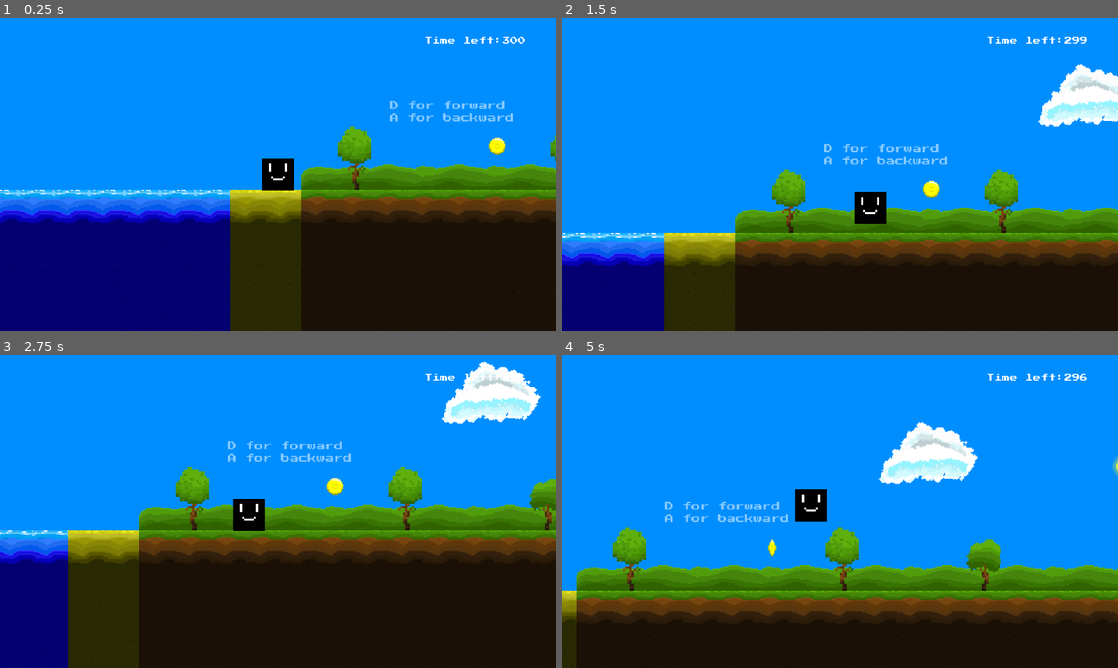
Above: before the commit, frames 1-4 (two rows, left to right).
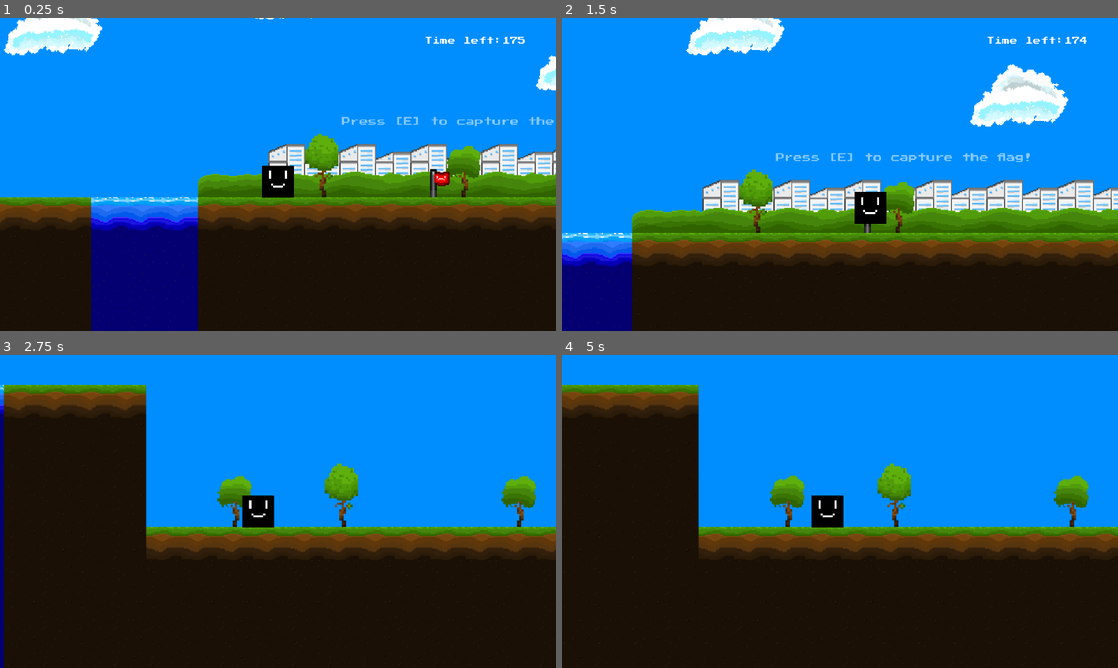
Above: after the commit, the same moments.

Repository: KevCoorp/Qube-Dash
Game: Godot game, scene res://scene/game/tutorial/tutorial.tscn
The game is run twice, just before and just after one commit, with the same random seed, the same clock (stepped at 60 frames per second) and the same inputs.
Inputs:
- Up to frame 1 (0.25 s): no input
- Up to frame 2 (1.5 s): tap E (interact, bound only after the commit) at 0.5, 0.6, 1.25, 1.35 s; hold D (right) from 0.53 s (still down); tap Space (jump) at 0.77 s
- Up to frame 3 (2.75 s): tap Space (jump) at 1.52 s; tap E (interact, bound only after the commit) at 2, 2.1 s; release D (right) at 2.03 s; hold A (left) from 2.03 s (still down)
- Up to frame 4 (5 s): release A (left) at 2.78 s; hold D (right) 2.78-4.28 s; tap E (interact, bound only after the commit) at 2.85, 3.6, 4.35 s; tap Space (jump) at 3.02, 3.77, 4.52 s; hold A (left) from 4.28 s (still down)

The runs differ from the first frame. In frame 1, 30% of the frame differs, in the area x 0-100%, y 0-100%; in frame 2, 20%; in frame 3, 36%; in frame 4, 45%, in the area x 0-100%, y 6-100%.

Commit message:
adding stuff

Diff:
--- a/project.godot
+++ b/project.godot
@@ -47,6 +47,11 @@
 "events": [Object(InputEventKey,"resource_local_to_scene":false,"resource_name":"","device":-1,"window_id":0,"alt_pressed":false,"shift_pressed":false,"ctrl_pressed":false,"meta_pressed":false,"pressed":false,"keycode":0,"physical_keycode":75,"key_label":0,"unicode":107,"echo":false,"script":null)
 ]
 }
+interact={
+"deadzone": 0.5,
+"events": [Object(InputEventKey,"resource_local_to_scene":false,"resource_name":"","device":-1,"window_id":0,"alt_pressed":false,"shift_pressed":false,"ctrl_pressed":false,"meta_pressed":false,"pressed":false,"keycode":0,"physical_keycode":69,"key_label":0,"unicode":101,"echo":false,"script":null)
+]
+}
 
 [rendering]
 
--- a/scene/game/switch/switch_level.tscn
+++ b/scene/game/switch/switch_level.tscn
@@ -44,20 +44,10 @@
 "speed": 1.0
 }]
 
-[sub_resource type="RectangleShape2D" id="RectangleShape2D_6r4w3"]
-size = Vector2(19, 26)
-
-[node name="SwitchLevel" type="Area2D"]
+[node name="SwitchLevel" type="Node2D"]
 script = ExtResource("1_nqcea")
 
 [node name="AnimatedSprite2D" type="AnimatedSprite2D" parent="."]
 position = Vector2(4, -2)
 sprite_frames = SubResource("SpriteFrames_r4d0j")
-animation = &"idle"
-frame_progress = 0.483908
-
-[node name="CollisionShape2D" type="CollisionShape2D" parent="."]
-position = Vector2(6, 1)
-shape = SubResource("RectangleShape2D_6r4w3")
-
-[connection signal="body_entered" from="." to="." method="_on_body_entered"]
+animation = &"capture"
--- a/scene/game/tutorial/tutorial.tscn
+++ b/scene/game/tutorial/tutorial.tscn
@@ -71,11 +71,19 @@
 theme = ExtResource("3_75htj")
 text = "Be careful !"
 
+[node name="Label4" type="Label" parent="."]
+offset_left = 4865.59
+offset_top = 344.0
+offset_right = 5097.59
+offset_bottom = 352.0
+theme = ExtResource("3_75htj")
+text = "Press [E] to capture the flag!"
+
 [node name="SwitchLevel" parent="." instance=ExtResource("9_6sojw")]
 position = Vector2(4948.72, 402)
 
 [node name="Player" parent="." instance=ExtResource("2_amhw8")]
-position = Vector2(-21.0328, 434)
+position = Vector2(4808.5, 388)
 
 [node name="Wall" type="StaticBody2D" parent="."]
 position = Vector2(80, 304)
--- a/scene/misc/deathtimer/death_timer.tscn
+++ b/scene/misc/deathtimer/death_timer.tscn
@@ -7,7 +7,7 @@
 script = ExtResource("1_yyojp")
 
 [node name="Timer" type="Timer" parent="."]
-wait_time = 300.0
+wait_time = 175.0
 
 [node name="Label" type="Label" parent="."]
 offset_left = 1041.0
--- a/scripts/misc/switch_level/switch_level.gd
+++ b/scripts/misc/switch_level/switch_level.gd
@@ -1,9 +1,12 @@
-extends Area2D
+extends Node2D
 
 @onready var anim = $AnimatedSprite2D
 
 func _ready():
-	anim.play()
+	anim.play("idle")
 
-func _on_body_entered(body):
-	anim.play("capture")
+func _physics_process(delta):
+	if Input.is_action_just_pressed("interact"):
+		anim.play("capture")
+		await get_tree().create_timer(2).timeout
+		get_tree().change_scene_to_file("res://scene/game/world/level_overworld/level_1.tscn")
Not shown: 1 places in scene/game/switch/switch_level.tscn that only renumber resources
